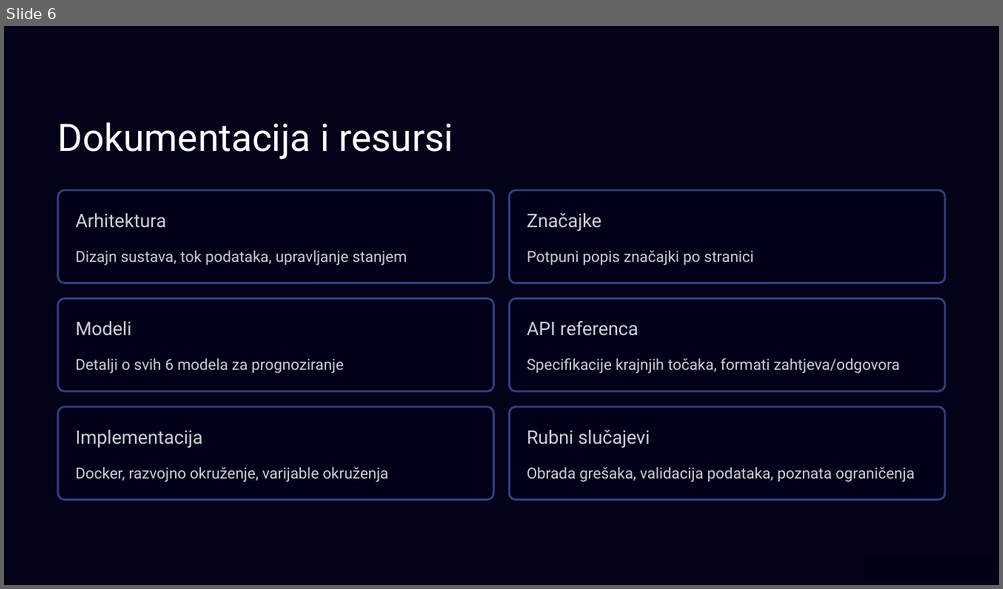
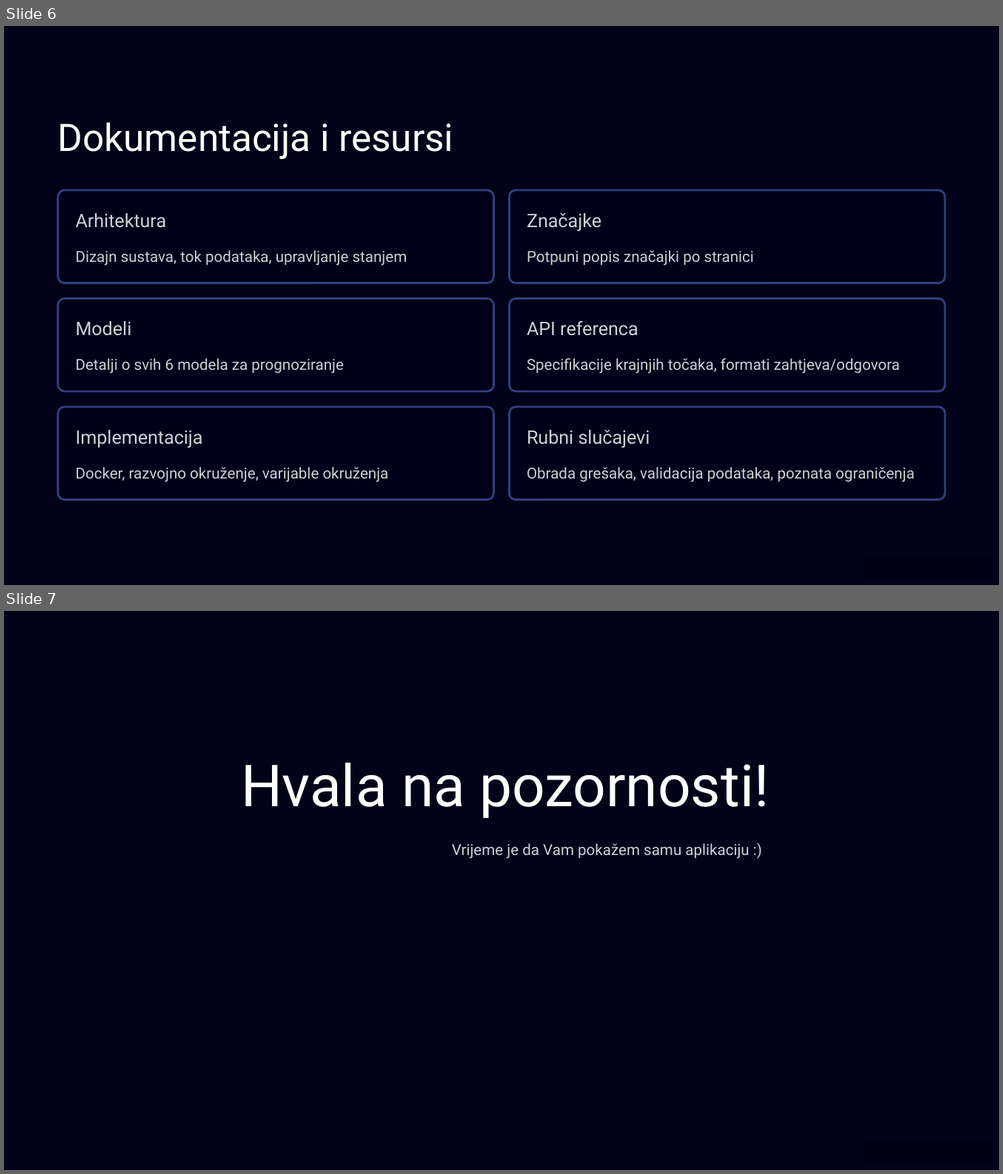
Before and after one commit to OliverKreitmeyer/AgilosIT-zadatak, a slide deck: docs/AgilosIT-preza.odp. Shown one above the other, each under a label of ours: slide 6 before the commit, slides 6 and 7 after it. The pictures are 1003x589 and 1003x1174 pixels, drawn with LibreOffice and Linux fonts; fonts in the diff are those of the drawing; background and template pictures are left out; a plain dark background stands for a picture behind light text. Boxes give left, top, right and bottom in pixels: in the first picture for what was removed or moved away, otherwise in the second. Text is boxed around its words. In the diff, an @@ line names an element or a change of style, - is before the commit and + after.

Commit message:
Updated the presentation

```diff
--- a/docs/AgilosIT-preza.odp
+++ b/docs/AgilosIT-preza.odp
@@ slide 7 added at (4, 611, 999, 1170), background picture (left out); not listed: 1 template element that a slide beside it also shows @@
@@ text added at (241, 763, 768, 818), 42 pt, text #FFFFFF @@
+Hvala na pozornosti!
@@ text added at (452, 843, 748, 859), 11 pt, text #CFD0D8 @@
+Vrijeme je da Vam pokažem samu aplikaciju :)
@@ rectangle added at (865, 1141, 992, 1166), fill #000016, outline #000016 0 pt @@
```
